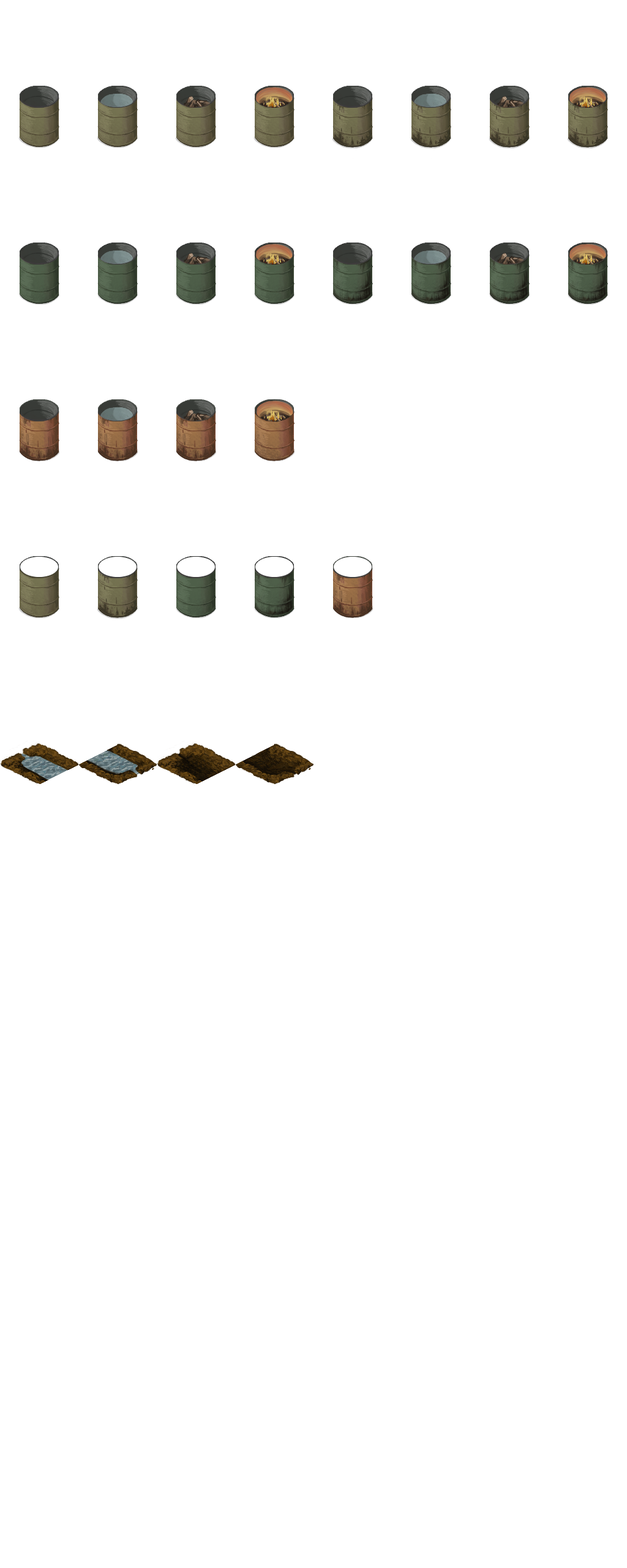
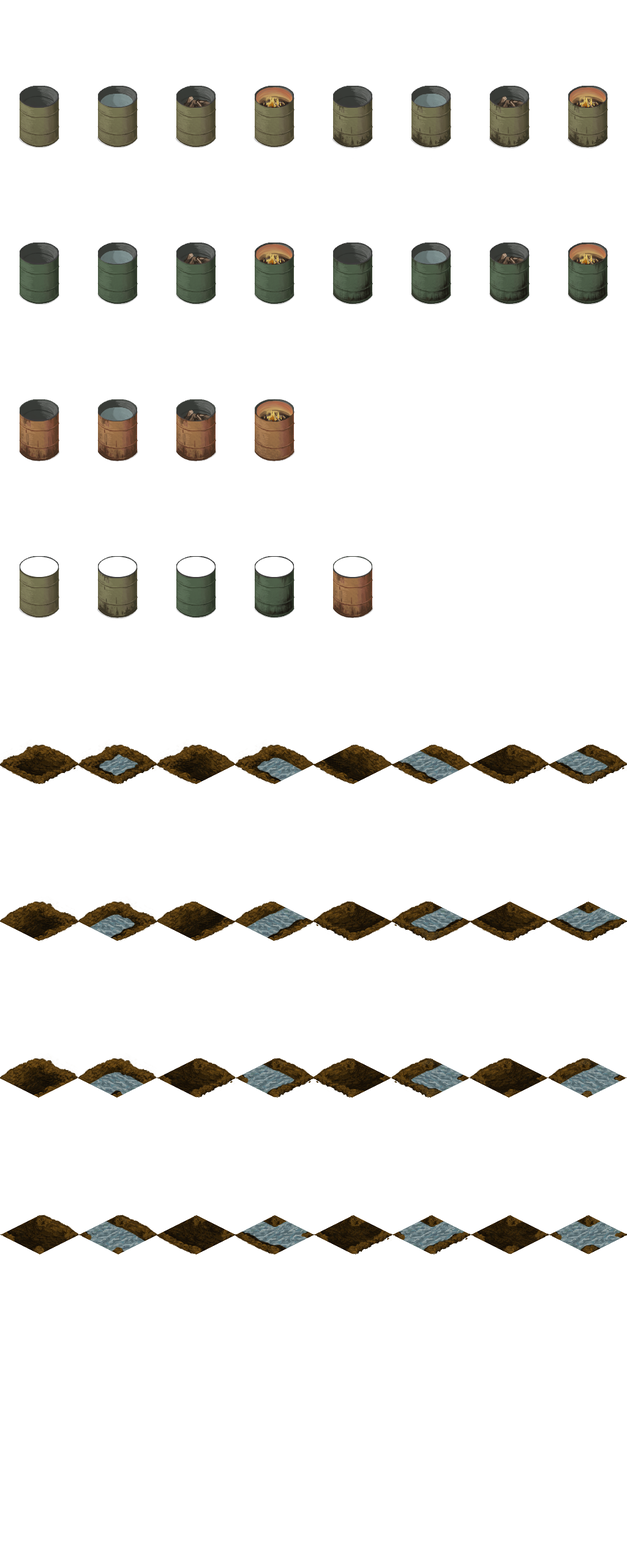
Layers edited between the first and the second w=627, h=1568 image:
added group "ditch" (1st of 3) with 112 layers above "ditch-grave" over [0, 739, 627, 1256]
added group "dicth_hub_se" with 2 layers in group "ditch" over [78, 1052, 161, 1098]
added layer "ditch_empty" (15th of 32, in "ditch" › "dicth_hub_se") in group "dicth_hub_se" over [78, 1052, 161, 1098]
added group "dicth_hub_se_empty" with 2 layers in group "ditch" over [0, 1052, 83, 1098]
added group "dicth_n_end" with 2 layers in group "ditch" over [78, 896, 161, 943]
added layer "ditch_empty" (23rd of 32, in "ditch" › "dicth_n_end") in group "dicth_n_end" over [78, 896, 161, 943]
added group "dicth_n_end_empty" with 2 layers in group "ditch" over [0, 896, 83, 943]
added layer "ditch_empty" (24th of 32, in "ditch" › "dicth_n_end_empty") in group "dicth_n_end_empty" over [0, 896, 83, 943]
added group "dicth_w_end" with 2 layers in group "ditch" over [231, 739, 314, 786]
added layer "ditch_empty" (29th of 32, in "ditch" › "dicth_w_end") in group "dicth_w_end" over [231, 739, 314, 786]
added group "dicth_w_end_empty" with 2 layers in group "ditch" over [153, 739, 236, 786]
added layer "ditch_empty" (30th of 32, in "ditch" › "dicth_w_end_empty") in group "dicth_w_end_empty" over [153, 739, 236, 786]
added group "dicth_single" with 2 layers in group "ditch" over [74, 739, 162, 786]
added layer "ditch_empty" (31st of 32, in "ditch" › "dicth_single") in group "dicth_single" over [74, 739, 162, 786]
added group "dicth_single_empty" with 2 layers in group "ditch" over [0, 739, 83, 786]
added layer "ditch_empty" (32nd of 32, in "ditch" › "dicth_single_empty") in group "dicth_single_empty" over [0, 739, 83, 786]
renamed "ditch" to "ditch-grave", hid the group it (24 layers) over [0, 739, 318, 786]
hid group "ditch_no_water_w" (3 layers) over [151, 739, 236, 786]
…and 70 more changes (67 added, 1 painted, 3 visibility)
